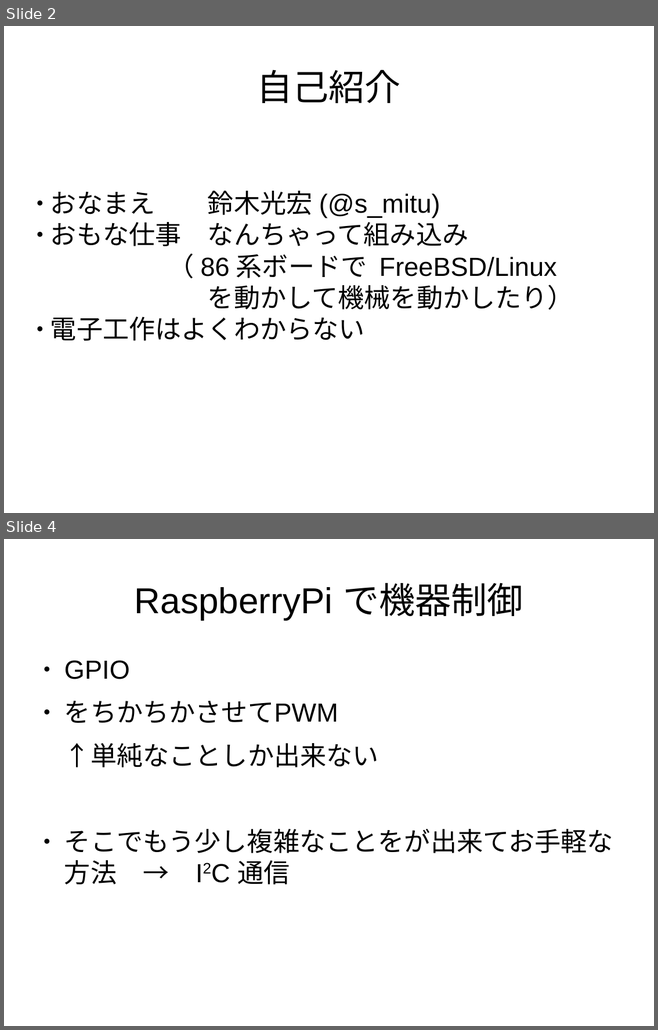
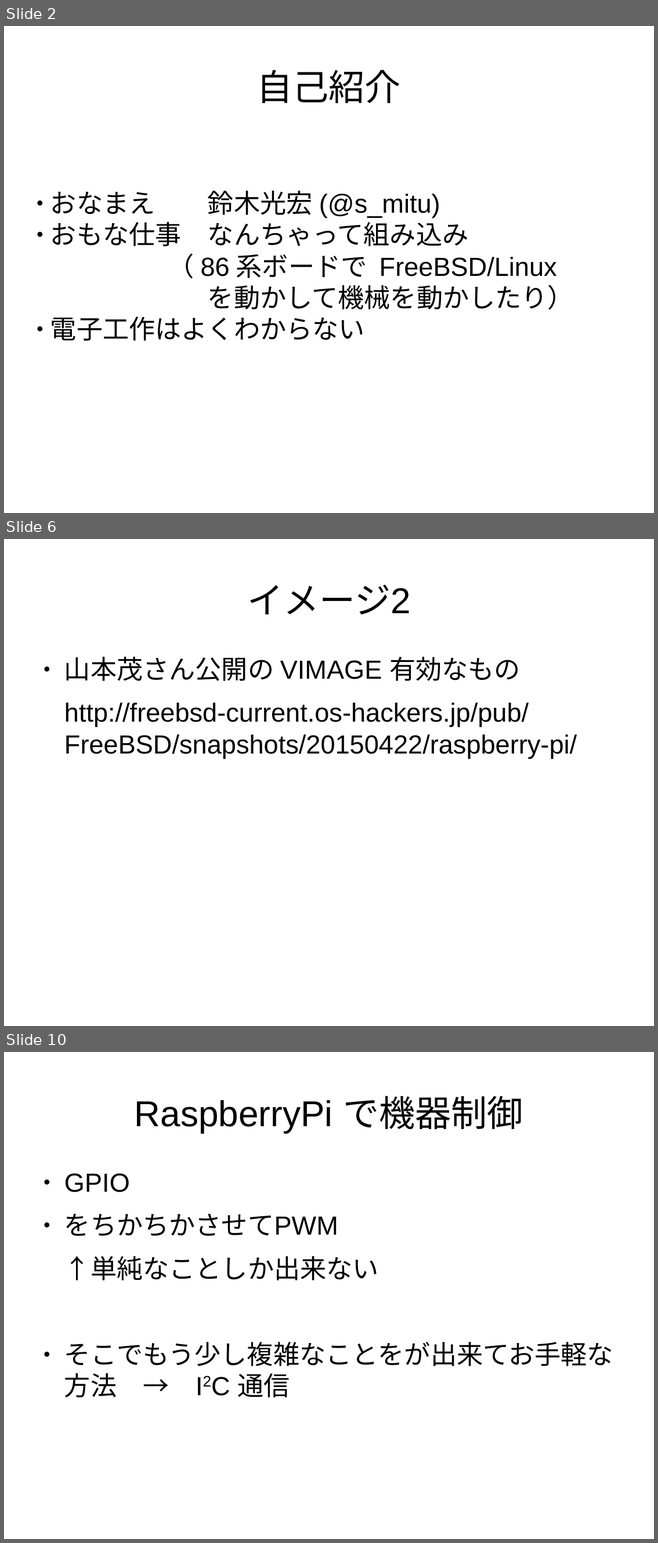
Before and after one commit to s-mitu/RaspberryPi, a slide deck: FreeBSD/Documents/RaspberryPi-20151030.odp. Shown one above the other, each under a label of ours: slides 2 and 4 before the commit, slides 2, 6 and 10 after it; the slides between them are not shown. The pictures are 658x1030 and 658x1543 pixels, drawn with LibreOffice and Linux fonts; fonts in the diff are those of the drawing. Boxes give left, top, right and bottom in pixels: in the first picture for what was removed or moved away, otherwise in the second. Text is boxed around its words. In the diff, an @@ line names an element or a change of style, - is before the commit and + after.

```diff
--- a/FreeBSD/Documents/RaspberryPi-20151030.odp
+++ b/FreeBSD/Documents/RaspberryPi-20151030.odp
@@ slide 6 added at [4, 539, 654, 1026], background #FFFFFF @@
@@ title added at [247, 585, 411, 614], 44 pt, text #000000 @@
+イメージ2
@@ text added at [64, 657, 576, 758], 32 pt, text #000000 @@
+● 山本茂さん公開の VIMAGE 有効なもの
+http://freebsd-current.os-hackers.jp/pub/FreeBSD/snapshots/20150422/raspberry-pi/
@@ what was slide 4 is now slide 10 @@
```
Also in this commit, not shown: 2 slides changed, 4 other slides added.
